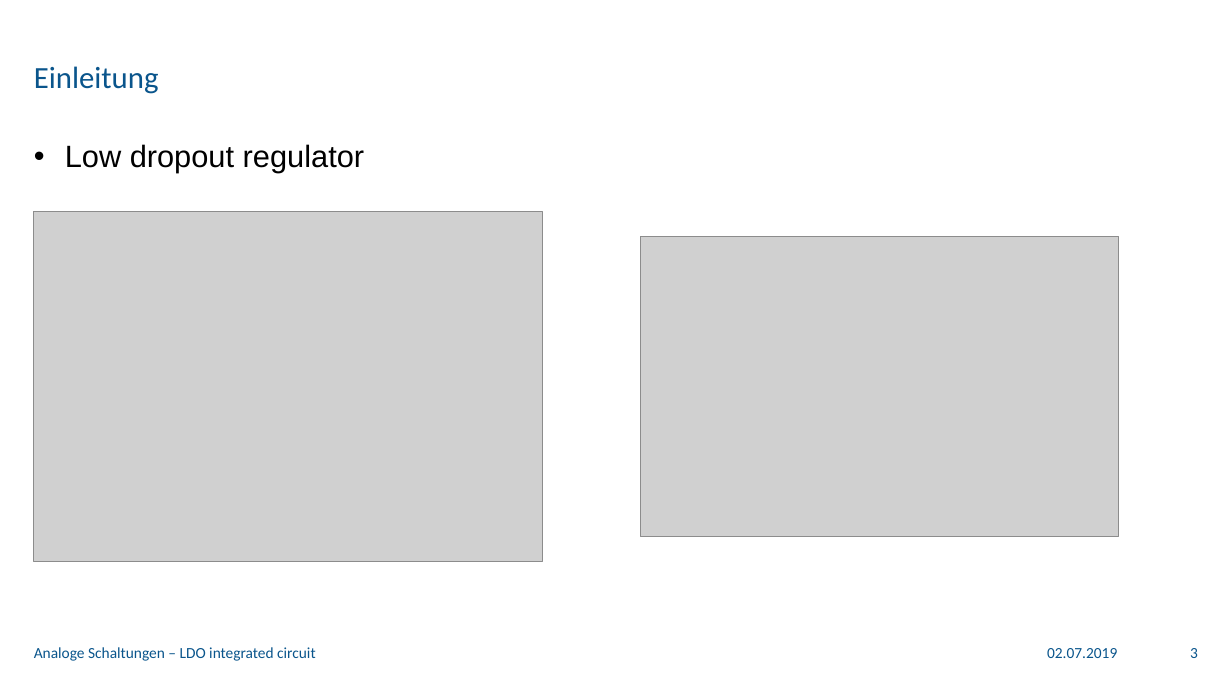
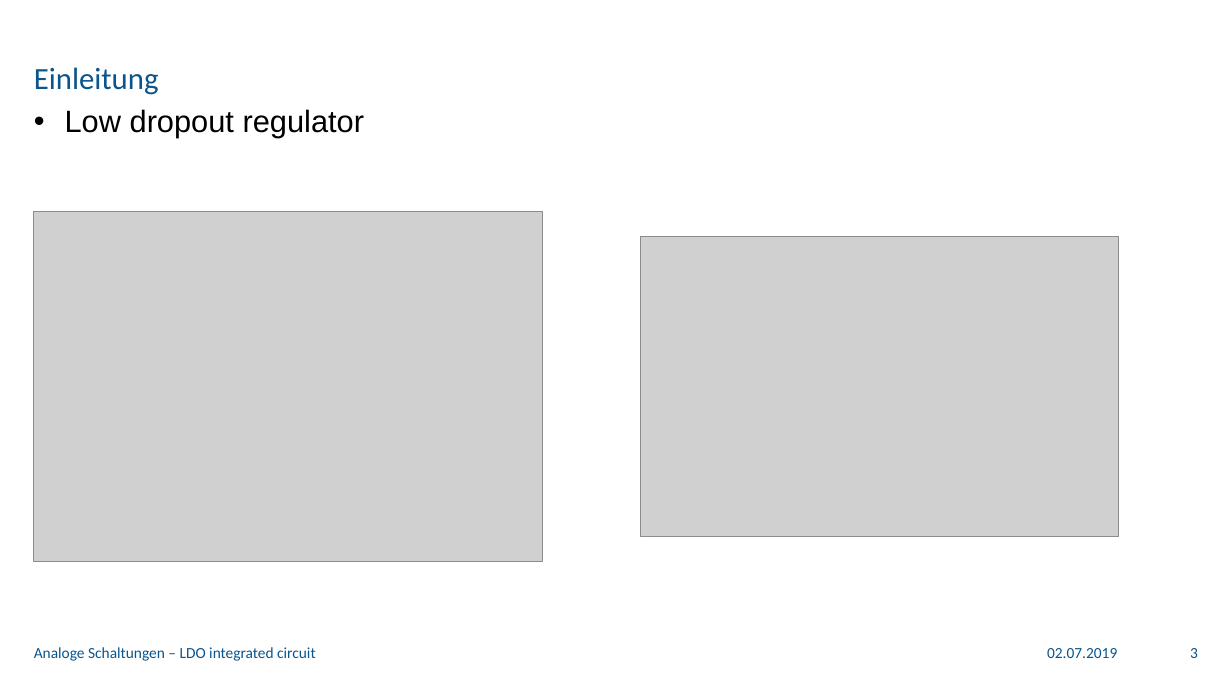
Before and after one commit to mimeiners/ASLK_PRO, a slide deck: slide 3 of docs/img/Experiment_11/Präsentation_ANS_LDO.pptx. Drawn at 1232x693 pixels with LibreOffice and Linux fonts; fonts in the diff are those of the drawing; grey boxes stand for pictures; background and template pictures are left out. Boxes give left, top, right and bottom in pixels: in the first picture for what was removed or moved away, otherwise in the second. Text is boxed around its words. In the diff, an @@ line names an element or a change of style, - is before the commit and + after.

```diff
--- a/docs/img/Experiment_11/Präsentation_ANS_LDO.pptx
+++ b/docs/img/Experiment_11/Präsentation_ANS_LDO.pptx
@@ text "Low dropout regulator": place and size @@
-text "Low dropout regulator" at (65, 144, 364, 173)
+text "Low dropout regulator" at (65, 109, 364, 137)
```
Also in this commit, not shown: 1 other slide changed, 8 other files.
